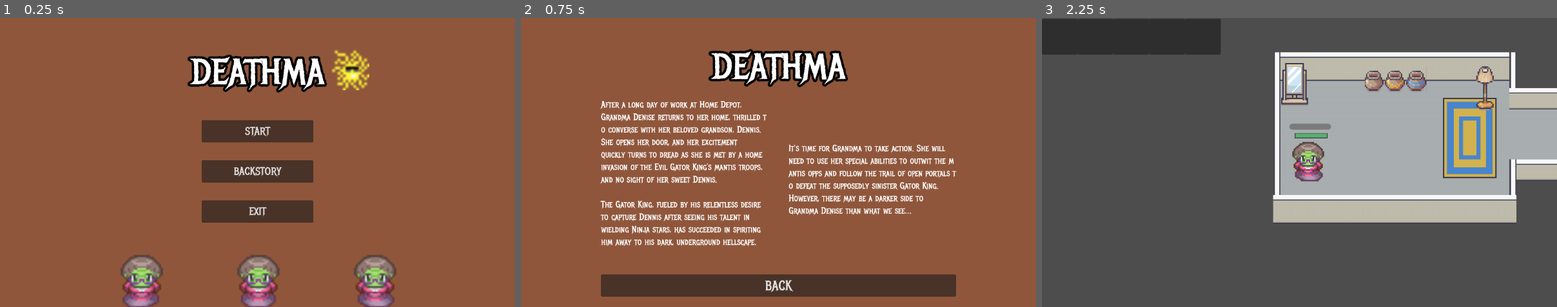
Above: before the commit, frames 1-3 (left to right).
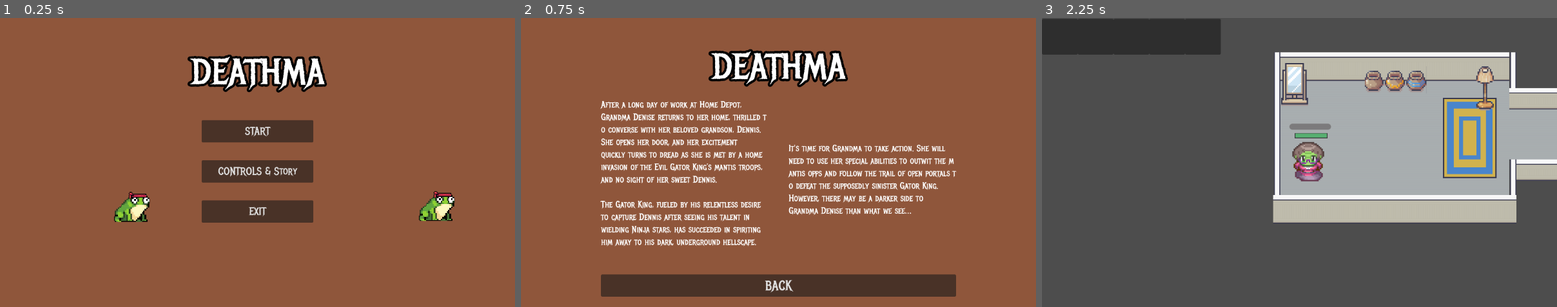
Above: after the commit, the same moments.

Repository: NickPerlich/Deathma
Game: Godot game, scene res://main_menu/main_menu.tscn
The game is run twice, just before and just after one commit, with the same random seed, the same clock (stepped at 60 frames per second) and the same inputs. The engine's default icon, where the game draws it, is replaced by a stand-in: a white triangle on a blue panel in a dark square.
Inputs:
- Up to frame 1 (0.25 s): no input
- Up to frame 2 (0.75 s): click "BACKSTORY" (after the commit: "CONTROLS & Story") at 0.5 s
- Up to frame 3 (2.25 s): click "BACK" at 1.25 s; click "START" at 2 s

The runs differ from the first frame. In frame 1, 5.6% of the frame differs, in the area x 22-89%, y 11-100%; in frame 2, nothing differs; in frame 3, nothing differs.

Commit message:
merge conflict res.

Diff:
--- a/Lab 5 Moving Character/main_menu/main_menu.tscn
+++ b/Lab 5 Moving Character/main_menu/main_menu.tscn
@@ -1,10 +1,11 @@
-[gd_scene load_steps=6 format=3 uid="uid://dmjh1we0uccn0"]
+[gd_scene load_steps=7 format=3 uid="uid://dmjh1we0uccn0"]
 
 [ext_resource type="Texture2D" uid="uid://7d0peql5v6db" path="res://Art/obstacle.png" id="1_rr5bm"]
 [ext_resource type="Script" path="res://main_menu/main_menu.gd" id="1_sxpng"]
 [ext_resource type="FontFile" uid="uid://db17q61ni7fri" path="res://Art/MetalMania-Regular.ttf" id="2_lkslf"]
-[ext_resource type="Texture2D" uid="uid://v0xc14h81lw3" path="res://Art/Nate Idle 1.png" id="4_50qtu"]
-[ext_resource type="Texture2D" uid="uid://tiy2sp03g01p" path="res://ma-down.PNG" id="5_pbn23"]
+[ext_resource type="Texture2D" uid="uid://c0j2uwc7mt6lo" path="res://Art/gator.PNG" id="5_ks711"]
+[ext_resource type="Texture2D" uid="uid://tiy2sp03g01p" path="res://Art/ma-down.PNG" id="5_pbn23"]
+[ext_resource type="Texture2D" uid="uid://cd54sughoboe" path="res://frog-R.png" id="6_tj4hv"]
 
 [node name="Main_Menu" type="Control"]
 layout_mode = 3
@@ -78,7 +79,7 @@
 layout_mode = 2
 theme_override_fonts/font = ExtResource("2_lkslf")
 theme_override_font_sizes/font_size = 24
-text = "BACKSTORY"
+text = "CONTROLS & Story"
 
 [node name="Exit_button" type="Button" parent="MarginContainer/HBoxContainer/VBoxContainer"]
 custom_minimum_size = Vector2(120, 50)
@@ -87,12 +88,36 @@
 theme_override_font_sizes/font_size = 24
 text = "EXIT"
 
-[node name="NateIdle1" type="Sprite2D" parent="."]
-position = Vector2(779, 115)
-scale = Vector2(5.9375, 5.9375)
-texture = ExtResource("4_50qtu")
-
 [node name="Ma-down" type="Sprite2D" parent="."]
+texture_filter = 1
 position = Vector2(576, 589)
 scale = Vector2(4.07812, 4.07812)
 texture = ExtResource("5_pbn23")
+
+[node name="Sprite2D2" type="Sprite2D" parent="."]
+texture_filter = 1
+position = Vector2(913.016, 339.422)
+scale = Vector2(2.34375, 2.34375)
+texture = ExtResource("5_ks711")
+region_enabled = true
+region_rect = Rect2(142.741, 5.48733, 99.7894, 113.397)
+
+[node name="Sprite2D" type="Sprite2D" parent="."]
+texture_filter = 1
+position = Vector2(977.016, 424.422)
+scale = Vector2(1.75, 1.8125)
+texture = ExtResource("6_tj4hv")
+
+[node name="Sprite2D3" type="Sprite2D" parent="."]
+texture_filter = 1
+position = Vector2(231.016, 341.422)
+scale = Vector2(2.34375, 2.34375)
+texture = ExtResource("5_ks711")
+region_enabled = true
+region_rect = Rect2(142.741, 5.48733, 99.7894, 113.397)
+
+[node name="Sprite2D4" type="Sprite2D" parent="."]
+texture_filter = 1
+position = Vector2(295.016, 426.422)
+scale = Vector2(1.75, 1.8125)
+texture = ExtResource("6_tj4hv")
Not shown, changed: Lab 5 Moving Character/Terrain (16x16).png.import
Not shown, changed: Lab 5 Moving Character/ma-down.PNG.import
Not shown, changed: Lab 5 Moving Character/ma-left.PNG.import
Not shown, changed: Lab 5 Moving Character/ma-right.PNG.import
Not shown, changed: Lab 5 Moving Character/ma-up.PNG.import
